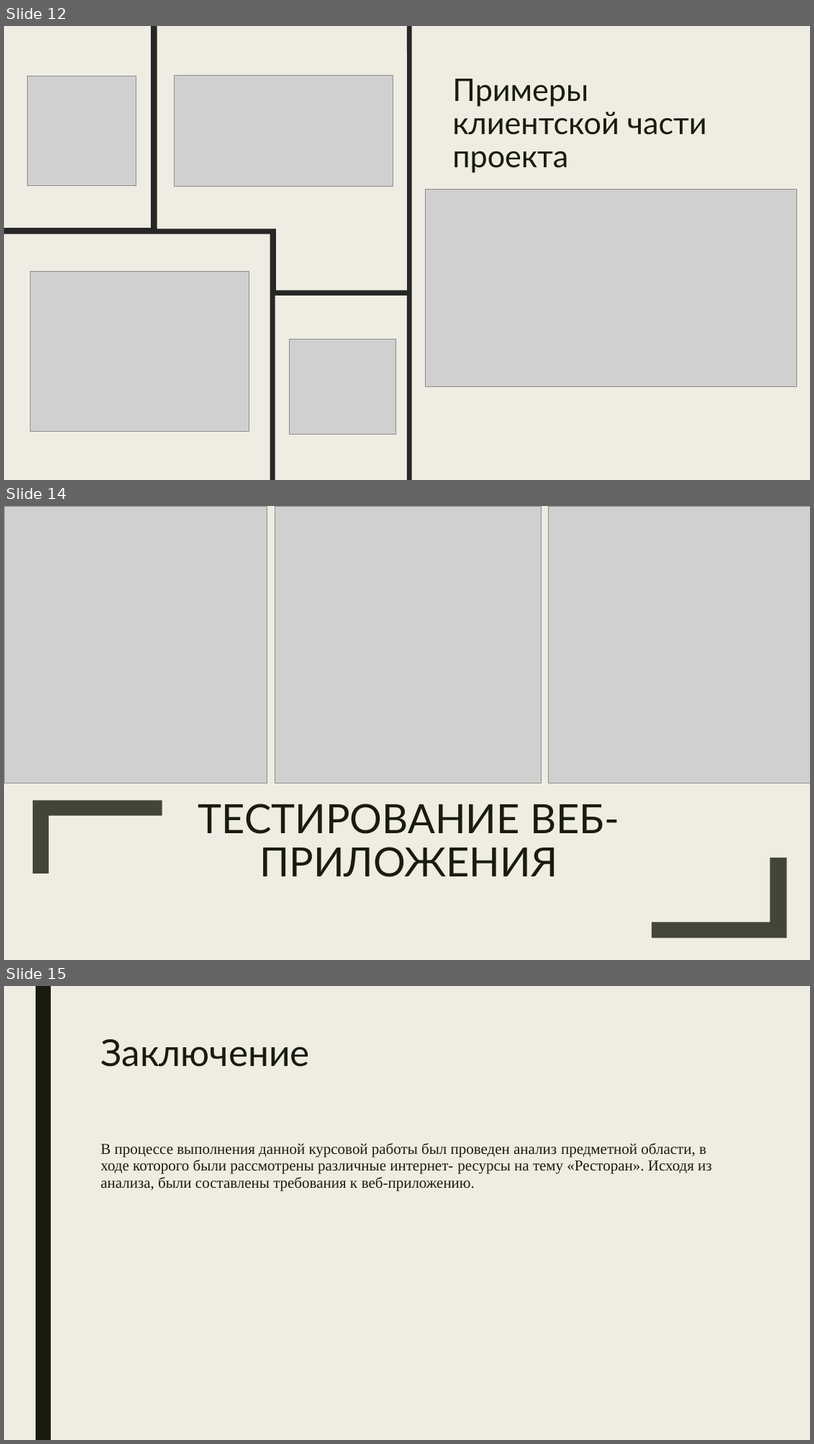
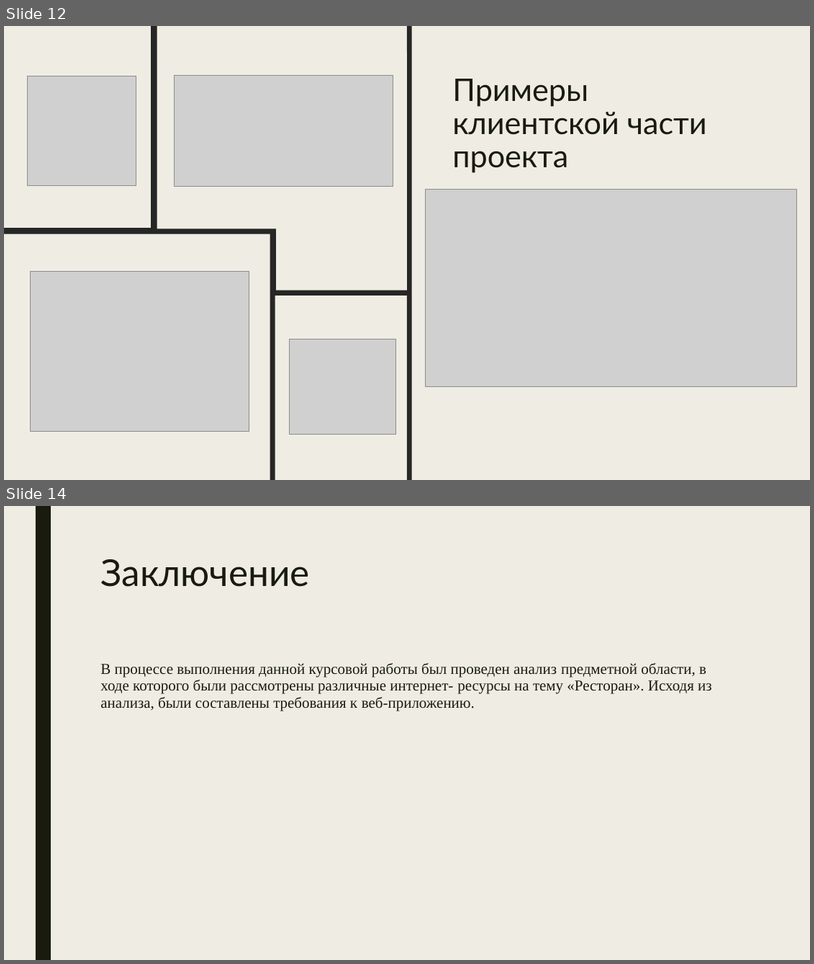
Before and after one commit to s1ngle0f/kursovaya, a slide deck: Курсовая работа на тему «Ресторан».pptx. Shown one above the other, each under a label of ours: slides 12, 14 and 15 before the commit, slides 12 and 14 after it; the slides between them are not shown. The pictures are 814x1444 and 814x964 pixels, drawn with LibreOffice and Linux fonts; fonts in the diff are those of the drawing; grey boxes stand for pictures. Boxes give left, top, right and bottom in pixels: in the first picture for what was removed or moved away, otherwise in the second. Text is boxed around its words. In the diff, an @@ line names an element or a change of style, - is before the commit and + after.

```diff
--- a/Курсовая работа на тему «Ресторан».pptx
+++ b/Курсовая работа на тему «Ресторан».pptx
@@ slide 14 removed at (4, 506, 810, 960), background #EFEDE3; not listed: 1 template element that a slide beside it also shows @@
@@ rectangle removed at (4, 506, 810, 960) @@
@@ picture removed at (4, 506, 267, 783) @@
@@ picture removed at (275, 506, 541, 783) @@
@@ picture removed at (549, 506, 810, 783) @@
@@ freeform shape removed at (33, 800, 162, 873) @@
@@ title removed at (198, 803, 620, 877) @@
-ТЕСТИРОВАНИЕ ВЕБ-ПРИЛОЖЕНИЯ
@@ freeform shape removed at (652, 857, 787, 938) @@
@@ what was slide 15 is now slide 14 @@
```
Also in this commit, not shown: 2 slides changed, 2 other files.
